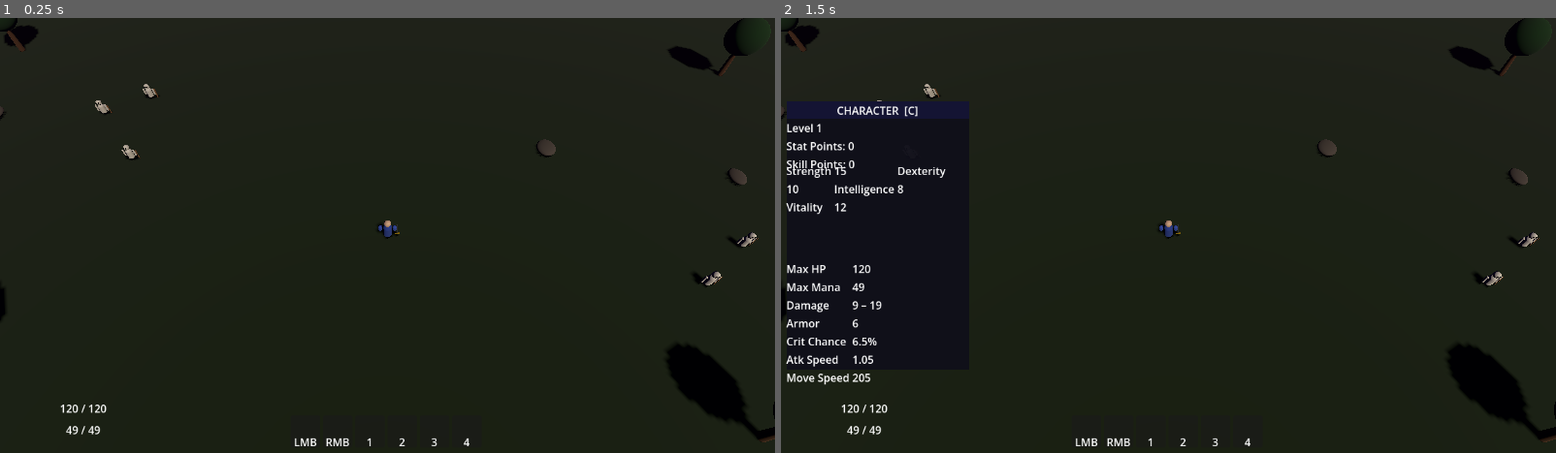
Above: before the commit, frames 1-2 (left to right).
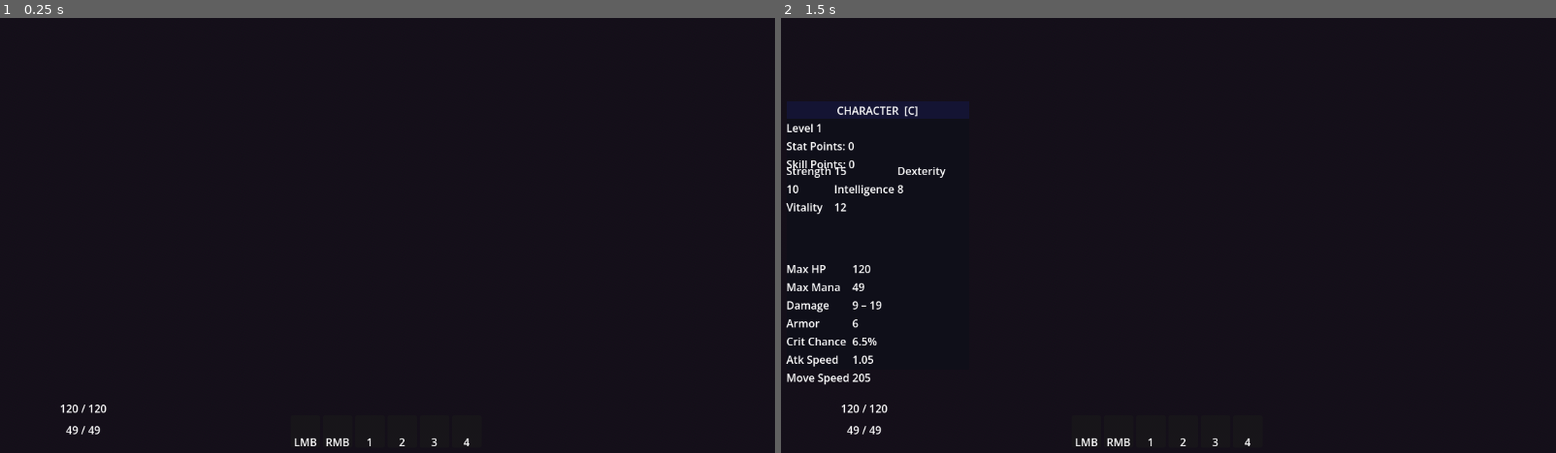
Above: after the commit, the same moments.

Repository: 8bLoN/AlphRPG
Game: Godot game, scene res://scenes/world/MainScene.tscn
Same seed, same stepped clock (60 frames per second), same inputs: the game is played once before the commit and once after it.
Inputs (mouse positions are in pixels of both pictures, inside the frame that each line leads up to):
- Up to frame 1 (0.25 s): no input
- Up to frame 2 (1.5 s): tap Enter at 0.5 s; move the mouse to (1339, 213) at 0.52 s; hold C (toggle_character) 0.53-1.25 s; click (1339, 213) at 0.67 s; tap Space at 1.25 s; drag from (1013, 257) to (1129, 322) at 1.27 s

The runs differ from the first frame. In frame 1, 0.5% of the frame differs, in the area x 0-100%, y 0-98%; in frame 2, 0.4%.

Commit message:
Fix camera direction and navmesh baking
- Camera transform corrected: was looking up at sky, now looks down at scene (rotation_x = -54 deg)
- WorldManager: bake NavigationMesh at runtime + deferred spawner start
- project.godot: layer names updated to 3d_physics

Diff:
--- a/project.godot
+++ b/project.godot
@@ -63,12 +63,10 @@
 
 [layer_names]
 
-2d_physics/layer_1="terrain"
-2d_physics/layer_2="player"
-2d_physics/layer_3="characters"
-2d_physics/layer_4="projectiles"
-2d_physics/layer_5="items"
-2d_physics/layer_6="triggers"
+3d_physics/layer_1="terrain"
+3d_physics/layer_3="characters"
+3d_physics/layer_4="projectiles"
+3d_physics/layer_6="items"
 
 [rendering]
 
--- a/scenes/characters/PlayerCharacter.tscn
+++ b/scenes/characters/PlayerCharacter.tscn
@@ -119,5 +119,5 @@
 [node name="AnimationPlayer" type="AnimationPlayer" parent="."]
 
 [node name="Camera3D" type="Camera3D" parent="."]
-transform = Transform3D(1, 0, 0, 0, 0.588, 0.809, 0, -0.809, 0.588, 0, 22, 16)
+transform = Transform3D(1, 0, 0, 0, 0.588, -0.809, 0, 0.809, 0.588, 0, 22, 16)
 fov = 55.0
--- a/scripts/world/WorldManager.gd
+++ b/scripts/world/WorldManager.gd
@@ -41,16 +41,25 @@
 	GameManager.set_phase(GameManager.GamePhase.PLAYING)
 	EventBus.zone_transition_completed.emit(zone_id)
 
+	# Bake navigation mesh at runtime so pathfinding works without editor pre-bake.
+	var nav_region: NavigationRegion3D = get_node_or_null("NavigationRegion3D") as NavigationRegion3D
+	if nav_region:
+		nav_region.bake_navigation_mesh()
+
 	# Position player at spawn point.
 	_spawn_player()
 
-	# Start enemy spawners.
+	# Start enemy spawners after a short delay so the scene tree is fully ready.
+	call_deferred("_start_spawners")
+
+	print("WorldManager: Entered zone '%s' (recommended level %d)." % [zone_display_name, recommended_level])
+
+
+func _start_spawners() -> void:
 	if enemy_spawners:
 		for spawner in enemy_spawners.get_children():
 			if spawner.has_method("start_spawning"):
 				spawner.start_spawning(recommended_level)
-
-	print("WorldManager: Entered zone '%s' (recommended level %d)." % [zone_display_name, recommended_level])
 
 
 func _spawn_player() -> void:
